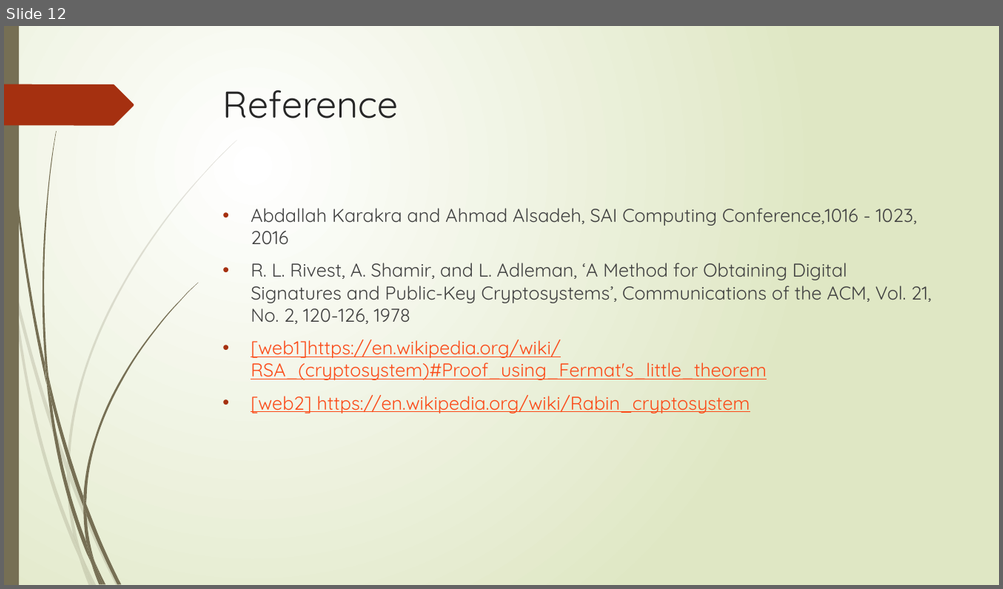
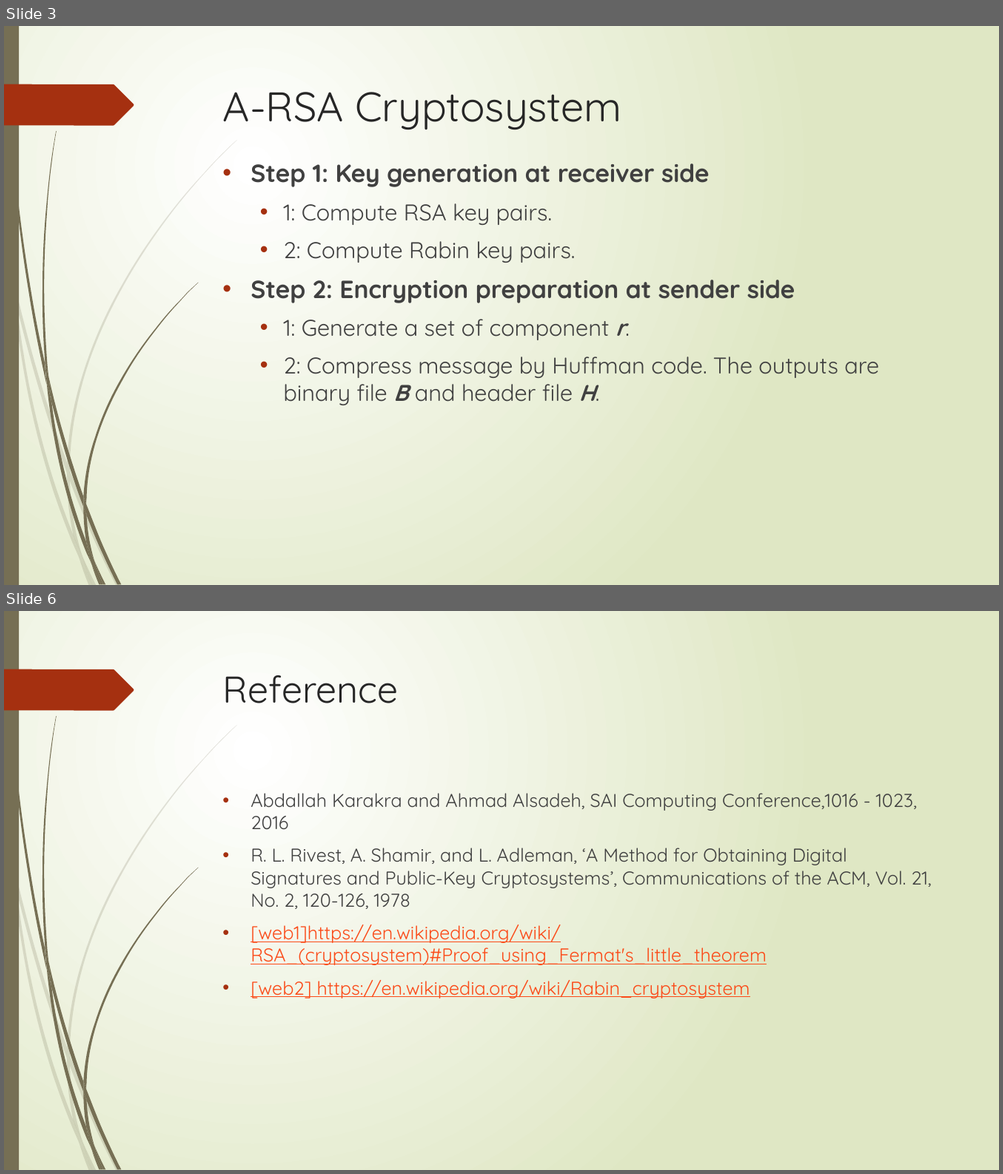
Before and after one commit to PleaseInput/Big-Number, a slide deck: A_RSA.pptx. Shown one above the other, each under a label of ours: slide 12 before the commit, slides 3 and 6 after it; the slides between them are not shown. The pictures are 1003x589 and 1003x1174 pixels, drawn with LibreOffice and Linux fonts; fonts in the diff are those of the drawing. Boxes give left, top, right and bottom in pixels: in the first picture for what was removed or moved away, otherwise in the second. Text is boxed around its words. In the diff, an @@ line names an element or a change of style, - is before the commit and + after.

```diff
--- a/A_RSA.pptx
+++ b/A_RSA.pptx
@@ slide 3 added at [4, 26, 999, 585], background gradient #FFFFFF to #DFE8C4; not listed: 24 template elements that a slide beside it also shows @@
@@ title added at [223, 92, 621, 130], 40 pt, text #262626 @@
+A-RSA Cryptosystem
@@ text added at [250, 164, 879, 406], 22 pt, text #404040 @@
+• Step 1: Key generation at receiver side
+  • 1: Compute RSA key pairs.
+  • 2: Compute Rabin key pairs.
+• Step 2: Encryption preparation at sender side
+  • 1: Generate a set of component r.
+  • 2: Compress message by Huffman code. The outputs are binary file B and header file H.
@@ what was slide 12 is now slide 6 @@
```
Also in this commit, not shown: 2 slides changed, 2 other slides added, 9 slides removed.
